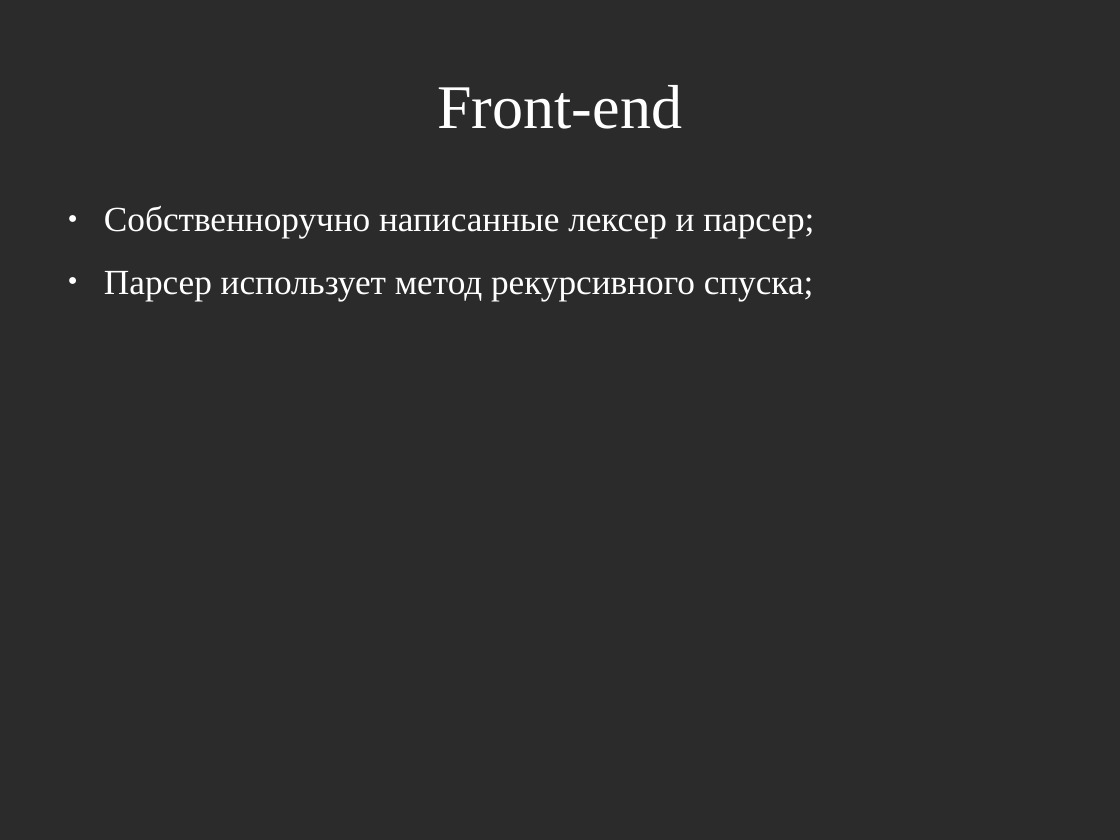
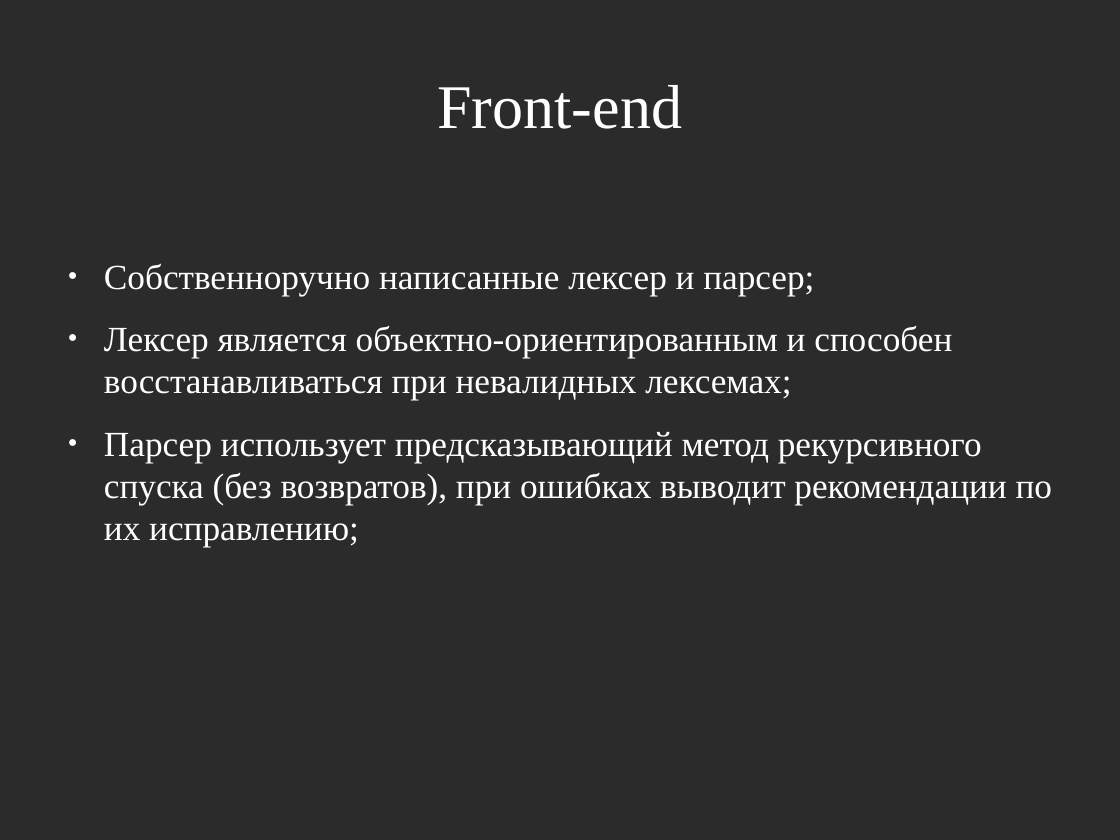
Before and after one commit to masyagin1998/GCI, a slide deck: slide 5 of docs/presentation.odp (slide 4 before the commit). Drawn at 1120x840 pixels with LibreOffice and Linux fonts; fonts in the diff are those of the drawing; background and template pictures are left out; a plain dark background stands for a picture behind light text. Boxes give left, top, right and bottom in pixels: in the first picture for what was removed or moved away, otherwise in the second. Text is boxed around its words. In the diff, an @@ line names an element or a change of style, - is before the commit and + after.

```diff
--- a/docs/presentation.odp
+++ b/docs/presentation.odp
@@ text "Собственноручно написанные лексер и парсер;": place and size @@
-text "Собственноручно написанные лексер и парсер;" at (104, 205, 814, 301)
+text "Собственноручно написанные лексер и парсер;" at (104, 263, 1052, 547)
@@ text at (104, 326, 1052, 547): text changed @@
-● Парсер использует метод рекурсивного спуска;
+● Лексер является объектно-ориентированным и способен восстанавливаться при невалидных лексемах;
+● Парсер использует предсказывающий метод рекурсивного спуска (без возвратов), при ошибках выводит рекомендации по их исправлению;
```
Also in this commit, not shown: 4 other slides changed, 6 slides added, 7 slides removed, 38 other files.
